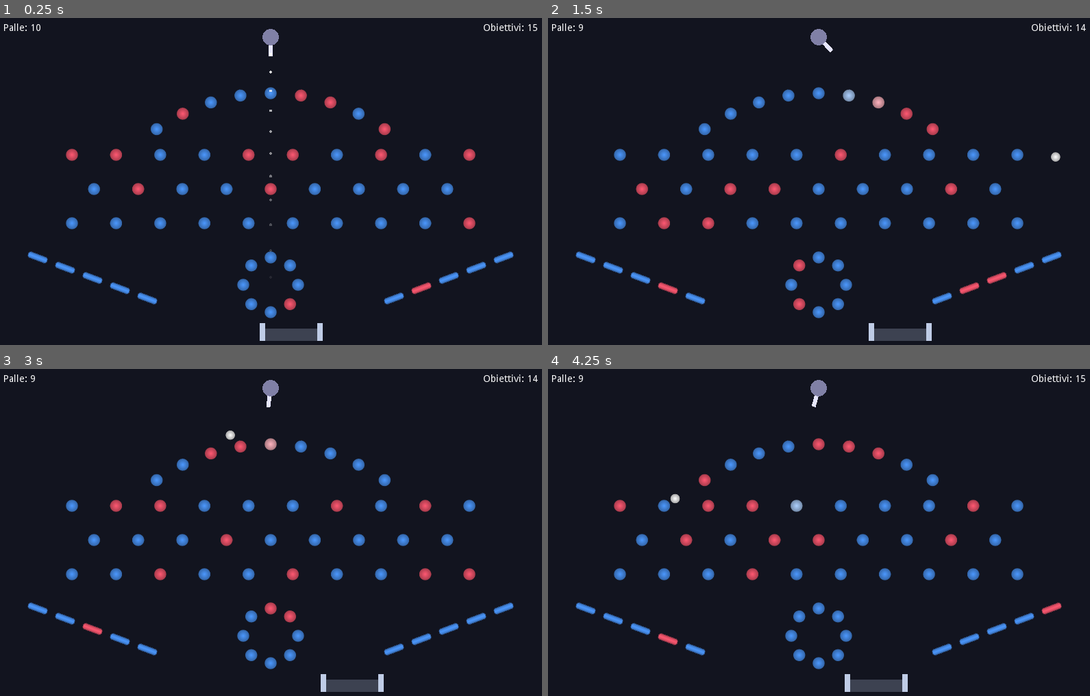
Above: before the commit, frames 1-4 (two rows, left to right).
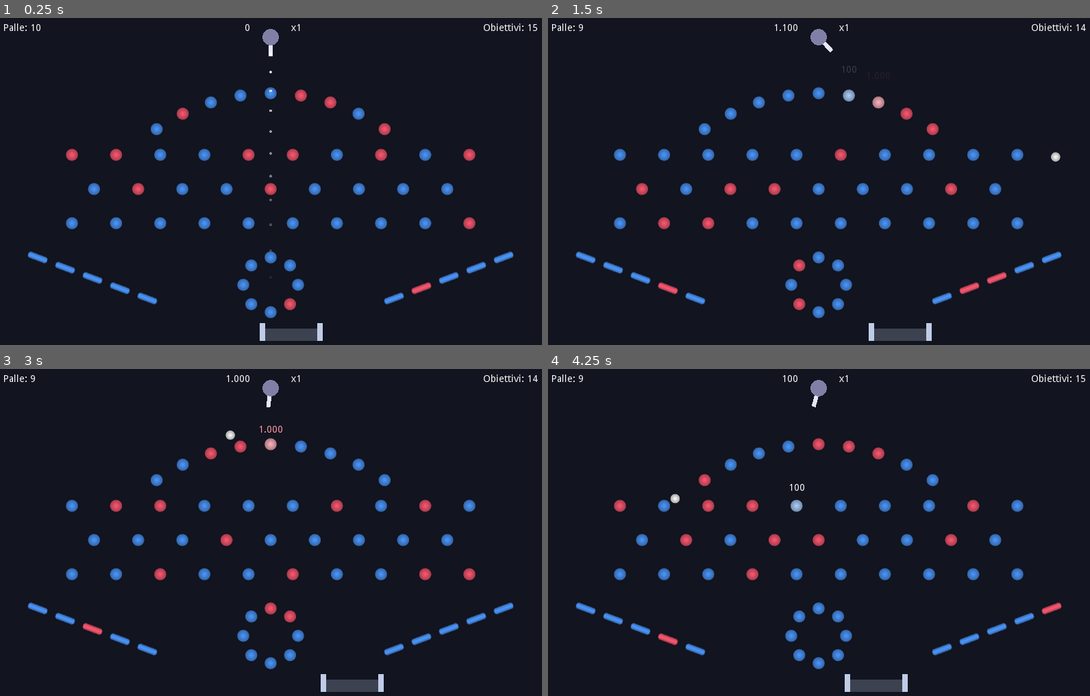
Above: after the commit, the same moments.

Repository: NormalCrazy000/pg_raspberry
Game: Godot game, scene res://scenes/boot.tscn
The game is run twice, just before and just after one commit, with the same random seed, the same clock (stepped at 60 frames per second) and the same inputs.
Inputs (mouse positions are in pixels of both pictures, inside the frame that each line leads up to):
- Up to frame 1 (0.25 s): no input
- Up to frame 2 (1.5 s): tap Enter (ui_accept) at 0.5, 0.77 s; move the mouse to (938, 165) at 0.52 s; hold Right (ui_right) 0.53-1.25 s; tap R at 0.6 s; click (938, 165) at 0.67 s; drag from (710, 197) to (878, 335) at 1.27 s
- Up to frame 3 (3 s): move the mouse to (325, 460) at 2.02 s; hold Right (ui_right) 2.03-2.75 s; tap R at 2.1 s; drag from (243, 597) to (108, 483) at 2.77 s
- Up to frame 4 (4.25 s): move the mouse to (981, 581) at 3.52 s; hold Left (ui_left) from 3.53 s (still down); tap R at 3.6 s; tap Enter (ui_accept) at 3.77 s

The runs differ from the first frame. In frame 1, less than 0.1% of the frame differs, in the area x 45-56%, y 1-4%; in frame 2, less than 0.1%; in frame 3, 0.1%, in the area x 41-56%, y 1-20%; in frame 4, less than 0.1%.

Commit message:
Fase 2: punteggio, moltiplicatore, palle extra e stelle
- Punti per piolo con moltiplicatore legato agli obiettivi eliminati
- Palla extra per soglie di punteggio nel singolo tiro
- Rallentatore sull'ultimo obiettivo e bonus per le palle rimaste
- Schermata di fine livello con stelle (soglie nel JSON del livello)
- Autoplay "smart" che mira agli obiettivi, per tarare i livelli
- --novsync globale; screenshot con autoplay prima di uscire
- Documentazione e roadmap aggiornate

Co-Authored-By: Claude Opus 5.5 <noreply@anthropic.com>

Diff:
--- a/levels/level_01.json
+++ b/levels/level_01.json
@@ -2,6 +2,7 @@
 	"name": "Primo tiro",
 	"balls": 10,
 	"targets": 15,
+	"stars": [30000, 50000, 75000],
 	"pegs": [
 		{"pattern": "arc", "center": [400, 400], "radius": 290, "start": 235, "end": 305, "count": 9},
 		{"pattern": "grid", "rect": [110, 200, 580, 100], "rows": 3, "cols": 10, "staggered": true},
--- a/scenes/game/game.tscn
+++ b/scenes/game/game.tscn
@@ -1,8 +1,9 @@
-[gd_scene load_steps=9 format=2]
+[gd_scene load_steps=10 format=2]
 
 [ext_resource path="res://scripts/game/game.gd" type="Script" id=1]
 [ext_resource path="res://scripts/game/launcher.gd" type="Script" id=2]
 [ext_resource path="res://scripts/game/bucket.gd" type="Script" id=3]
+[ext_resource path="res://scripts/game/result_panel.gd" type="Script" id=4]
 
 [sub_resource type="PhysicsMaterial" id=1]
 friction = 0.1
@@ -42,6 +43,8 @@
 
 [node name="Balls" type="Node2D" parent="."]
 
+[node name="Effects" type="Node2D" parent="."]
+
 [node name="Bucket" type="KinematicBody2D" parent="."]
 position = Vector2( 400, 458 )
 motion/sync_to_physics = true
@@ -74,6 +77,25 @@
 margin_bottom = 30.0
 text = "Palle: 0"
 
+[node name="ScoreLabel" type="Label" parent="HUD"]
+anchor_left = 0.5
+anchor_right = 0.5
+margin_left = -230.0
+margin_top = 8.0
+margin_right = -30.0
+margin_bottom = 30.0
+text = "0"
+align = 2
+
+[node name="MultiplierLabel" type="Label" parent="HUD"]
+anchor_left = 0.5
+anchor_right = 0.5
+margin_left = 30.0
+margin_top = 8.0
+margin_right = 230.0
+margin_bottom = 30.0
+text = "x1"
+
 [node name="TargetsLabel" type="Label" parent="HUD"]
 anchor_left = 1.0
 anchor_right = 1.0
@@ -90,3 +112,21 @@
 anchor_bottom = 1.0
 align = 1
 valign = 1
+
+[node name="ResultPanel" type="Control" parent="HUD"]
+visible = false
+anchor_right = 1.0
+anchor_bottom = 1.0
+script = ExtResource( 4 )
+
+[node name="Title" type="Label" parent="HUD/ResultPanel"]
+anchor_right = 1.0
+margin_top = 110.0
+margin_bottom = 140.0
+align = 1
+
+[node name="Details" type="Label" parent="HUD/ResultPanel"]
+anchor_right = 1.0
+margin_top = 225.0
+margin_bottom = 335.0
+align = 1
--- a/scripts/boot.gd
+++ b/scripts/boot.gd
@@ -1,10 +1,14 @@
 extends Node
-# Sceglie la scena iniziale: il benchmark se lanciato con --bench, altrimenti il gioco.
+# Sceglie la scena iniziale (il benchmark se lanciato con --bench, altrimenti il gioco)
+# e applica le opzioni globali: --novsync disattiva il vsync.
 
 const GAME_SCENE := "res://scenes/game/game.tscn"
 const BENCH_SCENE := "res://scenes/spike/peg_benchmark.tscn"
 
 
 func _ready() -> void:
-	var scene := BENCH_SCENE if Array(OS.get_cmdline_args()).has("--bench") else GAME_SCENE
+	var args := Array(OS.get_cmdline_args())
+	if args.has("--novsync"):
+		OS.vsync_enabled = false
+	var scene := BENCH_SCENE if args.has("--bench") else GAME_SCENE
 	get_tree().call_deferred("change_scene", scene)
--- a/scripts/game/game.gd
+++ b/scripts/game/game.gd
@@ -1,16 +1,19 @@
 extends Node2D
-# Partita: tiri, fine tiro, vittoria e sconfitta.
+# Partita: tiri, punteggio, fine tiro, vittoria e sconfitta.
 #
 # Opzioni da riga di comando (per test e bilanciamento):
 #   --level=res://levels/level_01.json   livello da caricare
 #   --autoplay                          tira da solo a caso, stampa il risultato ed esce
+#   --autoplay=smart                    come sopra, ma mira agli obiettivi rimasti
 #   --seed=N                            seme per i pioli obiettivo e i tiri automatici
-#   --screenshot=FILE.png               salva uno screenshot dopo --screenshot-delay=S secondi (default 2)
-
-enum State { AIMING, BALL_IN_PLAY, CLEARING, WON, LOST }
+#   --screenshot=FILE.png               salva uno screenshot dopo --screenshot-delay=S secondi (default 2);
+#                                       con --autoplay si esce dopo lo screenshot invece che a fine partita
+
+enum State { AIMING, BALL_IN_PLAY, CLEARING, BONUS, WON, LOST }
 
 const Textures := preload("res://scripts/common/textures.gd")
 const LevelLoader := preload("res://scripts/game/level_loader.gd")
+const Scoring := preload("res://scripts/game/scoring.gd")
 const Peg := preload("res://scripts/game/peg.gd")
 const Ball := preload("res://scripts/game/ball.gd")
 
@@ -21,15 +24,25 @@
 const BALL_TIMEOUT := 30.0
 const POP_INTERVAL := 0.05
 const RESTART_DELAY := 0.6
+const SLOWMO_SCALE := 0.3
+const SLOWMO_TIME := 0.5 # secondi di gioco (circa 1,7 s reali)
+const BALL_BONUS_INTERVAL := 0.35
+const COLOR_POINTS := Color(1, 1, 1)
+const COLOR_TARGET_POINTS := Color(1.0, 0.6, 0.65)
+const COLOR_BONUS := Color(1.0, 0.85, 0.3)
 
 var state: int = State.AIMING
 var balls_left := 0
 var targets_left := 0
 var shots := 0
+var extra_balls_won := 0
+var bonus_balls := 0
 var ball: RigidBody2D
 var stuck_count := 0
 var result_time := 0.0
-var autoplay := false
+var scoring: Scoring
+var star_thresholds := []
+var autoplay := ""
 var level_path := DEFAULT_LEVEL
 var screenshot_path := ""
 var screenshot_delay := 2.0
@@ -41,9 +54,13 @@
 onready var bucket = $Bucket
 onready var pegs_root = $Pegs
 onready var balls_root = $Balls
+onready var effects_root = $Effects
 onready var balls_label = $HUD/BallsLabel
+onready var score_label = $HUD/ScoreLabel
+onready var multiplier_label = $HUD/MultiplierLabel
 onready var targets_label = $HUD/TargetsLabel
 onready var message = $HUD/Message
+onready var result_panel = $HUD/ResultPanel
 onready var bounce_material: PhysicsMaterial = $Walls.physics_material_override
 
 
@@ -62,10 +79,16 @@
 	_set_state(State.AIMING)
 
 
+func _exit_tree() -> void:
+	Engine.time_scale = 1.0
+
+
 func _parse_args() -> void:
 	for arg in OS.get_cmdline_args():
 		if arg == "--autoplay":
-			autoplay = true
+			autoplay = "random"
+		elif arg.begins_with("--autoplay="):
+			autoplay = arg.split("=")[1]
 		elif arg.begins_with("--seed="):
 			rng.seed = int(arg.split("=")[1])
 		elif arg.begins_with("--level="):
@@ -82,6 +105,8 @@
 	img.flip_y()
 	img.save_png(screenshot_path)
 	print("Screenshot: %s" % screenshot_path)
+	if autoplay:
+		get_tree().quit()
 
 
 func _load_level(path: String) -> void:
@@ -89,6 +114,7 @@
 	if level.empty():
 		return
 	balls_left = level.balls
+	star_thresholds = level.stars
 	var order := range(level.pegs.size())
 	_shuffle(order)
 	var target_ids := order.slice(0, level.targets - 1) if level.targets > 0 else []
@@ -101,6 +127,7 @@
 		pegs_root.add_child(peg)
 		if peg.is_target:
 			targets_left += 1
+	scoring = Scoring.new(targets_left)
 	_update_hud()
 
 
@@ -116,11 +143,8 @@
 func _set_state(new_state: int) -> void:
 	state = new_state
 	launcher.enabled = state == State.AIMING
-	match state:
-		State.WON:
-			_show_result("Livello completato!")
-		State.LOST:
-			_show_result("Palle finite")
+	if state == State.WON or state == State.LOST:
+		_show_result()
 
 
 func _on_launcher_fire(direction: Vector2) -> void:
@@ -129,6 +153,7 @@
 	balls_left -= 1
 	shots += 1
 	stuck_count = 0
+	scoring.start_shot()
 	ball = Ball.new()
 	ball.setup(textures.disc, bounce_material)
 	ball.position = launcher.position + direction * 30.0
@@ -140,9 +165,22 @@
 
 
 func _on_peg_hit(peg: Node) -> void:
+	var multiplier_before := scoring.multiplier()
+	var points := scoring.peg_hit(peg.is_target)
+	_float_text(peg.position, Scoring.format(points), COLOR_TARGET_POINTS if peg.is_target else COLOR_POINTS)
 	if peg.is_target:
 		targets_left -= 1
-		_update_hud()
+		if targets_left == 0:
+			_start_slowmo()
+		elif scoring.multiplier() > multiplier_before:
+			_flash("Moltiplicatore x%d!" % scoring.multiplier())
+	_update_hud()
+
+
+func _start_slowmo() -> void:
+	Engine.time_scale = SLOWMO_SCALE
+	yield(get_tree().create_timer(SLOWMO_TIME), "timeout")
+	Engine.time_scale = 1.0
 
 
 func _on_ball_caught(caught: Node) -> void:
@@ -170,6 +208,7 @@
 
 
 func _end_shot() -> void:
+	Engine.time_scale = 1.0
 	ball.queue_free()
 	ball = null
 	_set_state(State.CLEARING)
@@ -181,18 +220,73 @@
 		if is_instance_valid(peg) and peg.lit and not peg.popping:
 			peg.pop()
 			yield(get_tree().create_timer(POP_INTERVAL), "timeout")
+	var extra := scoring.extra_balls_for_shot()
+	if extra > 0:
+		balls_left += extra
+		extra_balls_won += extra
+		_flash("Palla extra!" if extra == 1 else "%d palle extra!" % extra)
+		_update_hud()
 	if targets_left <= 0:
-		_set_state(State.WON)
+		_ball_bonus()
 	elif balls_left <= 0:
 		_set_state(State.LOST)
 	else:
 		_set_state(State.AIMING)
 
 
+# Fine livello: ogni palla rimasta diventa punti, una alla volta.
+func _ball_bonus() -> void:
+	_set_state(State.BONUS)
+	bonus_balls = balls_left
+	while balls_left > 0:
+		yield(get_tree().create_timer(BALL_BONUS_INTERVAL), "timeout")
+		balls_left -= 1
+		scoring.add_ball_bonus()
+		_float_text(launcher.position + Vector2(0, 40), "+" + Scoring.format(Scoring.BALL_BONUS), COLOR_BONUS)
+		_update_hud()
+	yield(get_tree().create_timer(BALL_BONUS_INTERVAL), "timeout")
+	_set_state(State.WON)
+
+
 func _process(_delta: float) -> void:
 	if autoplay and state == State.AIMING:
-		launcher.aim_angle = rng.randf_range(-launcher.MAX_AIM_ANGLE, launcher.MAX_AIM_ANGLE)
+		launcher.aim_angle = _smart_angle() if autoplay == "smart" else _random_angle()
 		_on_launcher_fire(launcher.direction())
+
+
+func _random_angle() -> float:
+	return rng.randf_range(-launcher.MAX_AIM_ANGLE, launcher.MAX_AIM_ANGLE)
+
+
+# Autoplay "smart": sceglie un obiettivo a caso e cerca l'angolo la cui parabola
+# ci passa più vicino (ignorando i pioli in mezzo), con un po' di imprecisione.
+func _smart_angle() -> float:
+	var targets := []
+	for peg in pegs_root.get_children():
+		if peg.is_target and not peg.lit and not peg.popping:
+			targets.append(peg)
+	if targets.empty():
+		return _random_angle()
+	var target: Node2D = targets[rng.randi_range(0, targets.size() - 1)]
+	var goal: Vector2 = target.position - launcher.position
+	var gravity := Vector2(0, ProjectSettings.get_setting("physics/2d/default_gravity"))
+	var best_angle := 0.0
+	var best_distance := INF
+	var angle: float = -launcher.MAX_AIM_ANGLE
+	while angle <= launcher.MAX_AIM_ANGLE:
+		var velocity: Vector2 = Vector2.DOWN.rotated(angle) * launcher.launch_speed
+		var t := 0.0
+		while t < 2.0:
+			var p: Vector2 = velocity * t + gravity * t * t / 2.0
+			var distance := p.distance_to(goal)
+			if distance < best_distance:
+				best_distance = distance
+				best_angle = angle
+			if p.y > goal.y + 40.0:
+				break
+			t += 0.01
+		angle += deg2rad(0.5)
+	return best_angle + rng.randf_range(-0.02, 0.02)
 
 
 func _unhandled_input(event: InputEvent) -> void:
@@ -215,19 +309,29 @@
 
 func _update_hud() -> void:
 	balls_label.text = "Palle: %d" % balls_left
+	score_label.text = Scoring.format(scoring.total)
+	multiplier_label.text = "x%d" % scoring.multiplier()
 	targets_label.text = "Obiettivi: %d" % targets_left
 
 
-func _show_result(text: String) -> void:
+func _show_result() -> void:
 	result_time = OS.get_ticks_msec() / 1000.0
 	if flash_tween and flash_tween.is_valid():
 		flash_tween.kill()
-	message.text = "%s\n\nTocca o premi A per ricominciare" % text
-	message.modulate.a = 1.0
+	message.modulate.a = 0.0
+	var won: bool = state == State.WON
+	var stars: int = scoring.stars(star_thresholds) if won else 0
+	var lines := ["Punteggio: %s" % Scoring.format(scoring.total)]
+	if won:
+		lines.append("di cui bonus palle: %d × %s" % [bonus_balls, Scoring.format(Scoring.BALL_BONUS)])
+	else:
+		lines.append("Obiettivi rimasti: %d" % targets_left)
+	result_panel.show_result(won, stars, lines)
 	if autoplay:
-		print("AUTOPLAY %s | tiri %d | palle rimaste %d | obiettivi rimasti %d" % [
-			"vinto" if state == State.WON else "perso", shots, balls_left, targets_left])
-		get_tree().quit()
+		print("AUTOPLAY %s | tiri %d | punteggio %d | stelle %d | obiettivi rimasti %d | palle extra %d" % [
+			"vinto" if won else "perso", shots, scoring.total, stars, targets_left, extra_balls_won])
+		if not screenshot_path:
+			get_tree().quit()
 
 
 func _flash(text: String) -> void:
@@ -238,3 +342,18 @@
 	flash_tween = create_tween()
 	flash_tween.tween_interval(0.6)
 	flash_tween.tween_property(message, "modulate:a", 0.0, 0.4)
+
+
+# Testo che sale e svanisce (punti guadagnati).
+func _float_text(at: Vector2, text: String, color: Color) -> void:
+	var label := Label.new()
+	label.text = text
+	label.align = Label.ALIGN_CENTER
+	label.rect_size = Vector2(80, 16)
+	label.rect_position = at - Vector2(40, 26)
+	label.modulate = color
+	effects_root.add_child(label)
+	var tween := label.create_tween()
+	tween.tween_property(label, "rect_position:y", label.rect_position.y - 20.0, 0.7)
+	tween.parallel().tween_property(label, "modulate:a", 0.0, 0.4).set_delay(0.3)
+	tween.tween_callback(label, "queue_free")
--- a/scripts/game/level_loader.gd
+++ b/scripts/game/level_loader.gd
@@ -1,7 +1,8 @@
 extends Reference
 # Carica un livello JSON ed espande i pattern in una lista di pioli.
 #
-# Formato: { "name", "balls", "targets", "pegs": [ <elemento>, ... ] }
+# Formato: { "name", "balls", "targets", "stars": [s1, s2, s3], "pegs": [ <elemento>, ... ] }
+# "stars" sono le soglie di punteggio per 1, 2 e 3 stelle (solo se il livello è vinto).
 # Ogni elemento ha "shape" ("round" di default, oppure "rect") e un "pattern":
 #   single: "at": [x, y], "rotation": gradi
 #   line:   "from": [x, y], "to": [x, y], "count"  (i pioli rect seguono la linea)
@@ -27,6 +28,7 @@
 		"name": data.get("name", ""),
 		"balls": int(data.get("balls", 10)),
 		"targets": int(data.get("targets", 10)),
+		"stars": data.get("stars", []),
 		"pegs": pegs,
 	}
 
--- /dev/null
+++ b/scripts/game/result_panel.gd
@@ -0,0 +1,59 @@
+extends Control
+# Schermata di fine livello: esito, stelle e riepilogo del punteggio.
+
+const BOX := Rect2(200, 90, 400, 220)
+const STAR_Y := 185.0
+const STAR_SPACING := 75.0
+const STAR_RADIUS := 26.0
+const STAR_ON := Color(1.0, 0.85, 0.3)
+const STAR_OFF := Color(0.25, 0.27, 0.35)
+
+var won := false
+var stars := 0
+var stars_shown := 0
+
+onready var title = $Title
+onready var details = $Details
+
+
+func show_result(level_won: bool, star_count: int, lines: Array) -> void:
+	won = level_won
+	stars = star_count
+	stars_shown = 0
+	title.text = "Livello completato!" if won else "Palle finite"
+	lines.append("")
+	lines.append("Tocca o premi A per ricominciare")
+	details.text = PoolStringArray(lines).join("\n")
+	visible = true
+	update()
+	if won:
+		# Le stelle compaiono una alla volta.
+		var tween := create_tween()
+		for i in stars:
+			tween.tween_interval(0.35)
+			tween.tween_callback(self, "_show_next_star")
+
+
+func _show_next_star() -> void:
+	stars_shown += 1
+	update()
+
+
+func _draw() -> void:
+	draw_rect(Rect2(Vector2.ZERO, rect_size), Color(0, 0, 0, 0.45))
+	draw_rect(BOX, Color(0.1, 0.11, 0.17, 0.95))
+	draw_rect(BOX, Color(0.4, 0.45, 0.6), false, 2.0)
+	if not won:
+		return
+	for i in 3:
+		var center := Vector2(rect_size.x / 2.0 + (i - 1) * STAR_SPACING, STAR_Y)
+		_draw_star(center, STAR_RADIUS, STAR_ON if i < stars_shown else STAR_OFF)
+
+
+func _draw_star(center: Vector2, radius: float, color: Color) -> void:
+	var points := PoolVector2Array()
+	for i in 10:
+		var r: float = radius if i % 2 == 0 else radius * 0.45
+		var angle: float = -PI / 2.0 + i * PI / 5.0
+		points.append(center + Vector2(cos(angle), sin(angle)) * r)
+	draw_colored_polygon(points, color)
--- /dev/null
+++ b/scripts/game/scoring.gd
@@ -0,0 +1,74 @@
+extends Reference
+# Punteggio: punti per piolo, moltiplicatore legato agli obiettivi eliminati,
+# palle extra per i tiri ad alto punteggio, bonus palle rimaste e stelle.
+
+const POINTS_NORMAL := 100
+const POINTS_TARGET := 1000
+# [frazione di obiettivi eliminati, moltiplicatore]
+const MULTIPLIER_STEPS := [[0.0, 1], [0.33, 2], [0.66, 3], [0.85, 5]]
+# Ogni soglia superata in un solo tiro vale una palla extra.
+const SHOT_EXTRA_BALL_THRESHOLDS := [10000, 25000, 50000]
+const BALL_BONUS := 10000
+
+var total := 0
+var shot := 0
+var targets_total := 0
+var targets_hit := 0
+
+
+func _init(targets: int) -> void:
+	targets_total = targets
+
+
+func multiplier() -> int:
+	var fraction := float(targets_hit) / max(1, targets_total)
+	var result := 1
+	for step in MULTIPLIER_STEPS:
+		if fraction >= step[0]:
+			result = step[1]
+	return result
+
+
+func start_shot() -> void:
+	shot = 0
+
+
+# Registra un piolo colpito e restituisce i punti guadagnati.
+func peg_hit(is_target: bool) -> int:
+	var points: int = (POINTS_TARGET if is_target else POINTS_NORMAL) * multiplier()
+	if is_target:
+		targets_hit += 1
+	total += points
+	shot += points
+	return points
+
+
+func extra_balls_for_shot() -> int:
+	var count := 0
+	for threshold in SHOT_EXTRA_BALL_THRESHOLDS:
+		if shot >= threshold:
+			count += 1
+	return count
+
+
+func add_ball_bonus() -> void:
+	total += BALL_BONUS
+
+
+# Stelle per un livello vinto: una per ogni soglia di punteggio del livello superata (massimo 3).
+func stars(thresholds: Array) -> int:
+	var count := 0
+	for threshold in thresholds:
+		if total >= threshold:
+			count += 1
+	return int(min(count, 3))
+
+
+static func format(value: int) -> String:
+	var digits := str(value)
+	var out := ""
+	for i in digits.length():
+		if i > 0 and (digits.length() - i) % 3 == 0:
+			out += "."
+		out += digits[i]
+	return out
--- a/scripts/spike/peg_benchmark.gd
+++ b/scripts/spike/peg_benchmark.gd
@@ -69,8 +69,6 @@
 			bench = true
 		elif arg == "--fx":
 			fx = true
-		elif arg == "--novsync":
-			OS.vsync_enabled = false
 		elif arg.begins_with("--pegs="):
 			peg_count = int(arg.split("=")[1])
 		elif arg.begins_with("--balls="):
Not shown, changed: ROADMAP.md
Not shown, changed: docs/comandi.md
